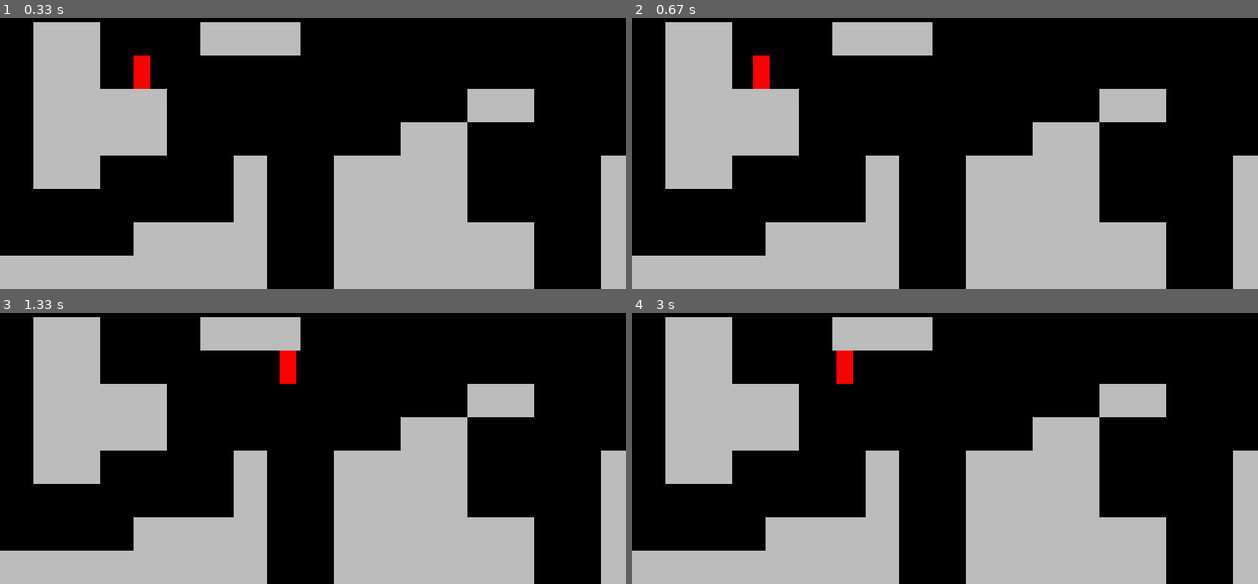
Above: before the commit, frames 1-4 (two rows, left to right).
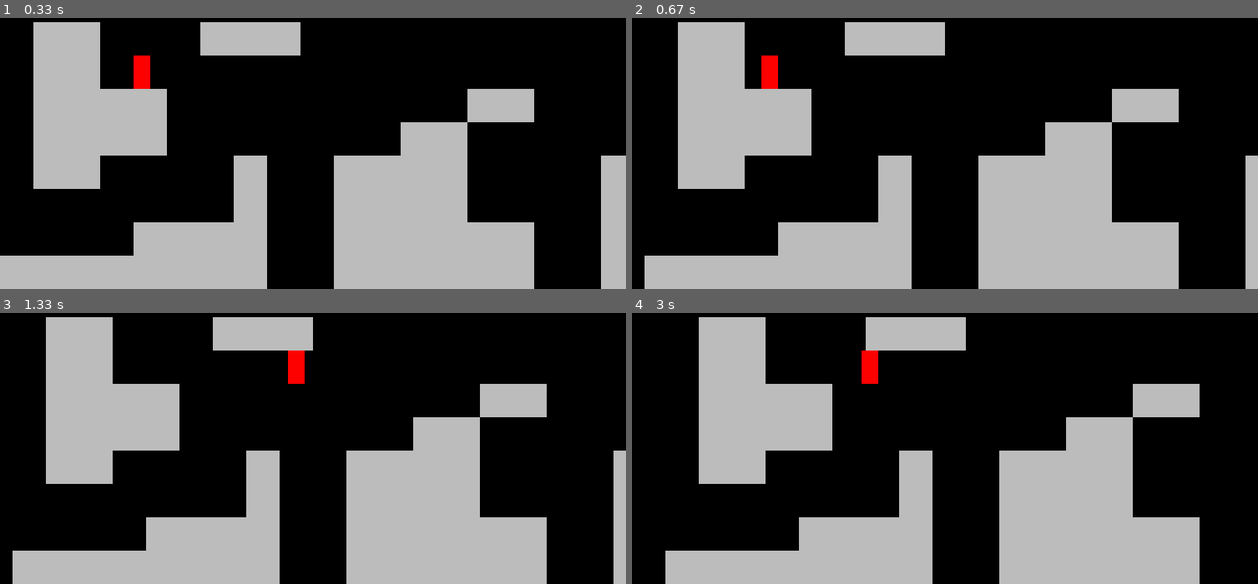
Above: after the commit, the same moments.

Repository: RedViper87/pygame-platformer
Game: pygame game, started from main.py
Two runs of this game, one before a commit and one after it. Both use one fixed random seed, a clock stepped at 60 frames per second and the inputs below.
Inputs:
- Up to frame 1 (0.33 s): no input
- Up to frame 2 (0.67 s): tap A at 0.33 s
- Up to frame 3 (1.33 s): hold Right 0.67-1.13 s; hold Right from 1.17 s (still down)
- Up to frame 4 (3 s): release Right at 1.63 s; hold Left 1.67-2.2 s; hold Left 2.23-2.63 s; hold Right from 2.67 s (still down)

Frame 1 is identical in both runs. In frame 2, 9.2% of the frame differs, in the area x 0-98%, y 1-100%; in frame 3, 9.2%; in frame 4, 24%, in the area x 0-100%, y 1-100%.

Commit message:
add player 'camera'

Diff:
--- a/level.py
+++ b/level.py
@@ -1,6 +1,6 @@
 import pygame
 from tiles import Tile
-from settings import tile_size
+from settings import tile_size, screen_width
 from player import Player
 
 class Level:
@@ -25,6 +25,21 @@
                     player_sprite = Player((x,y))
                     self.player.add(player_sprite)
 
+    def scroll_x(self):
+        player = self.player.sprite
+        player_x = player.rect.centerx
+        direction_x = player.direction.x
+
+        if player_x < screen_width / 4 and direction_x < 0:
+            self.world_shift = 8
+            player.speed = 0
+        elif player_x > screen_width - (screen_width / 4) and direction_x > 0:
+            self.world_shift = -8
+            player.speed = 0
+        else:
+            self.world_shift = 0
+            player.speed = 8
+
     def run(self):
 
         # level tiles
@@ -34,3 +49,4 @@
         # player
         self.player.update()
         self.player.draw(self.display_surface)
+        self.scroll_x()
